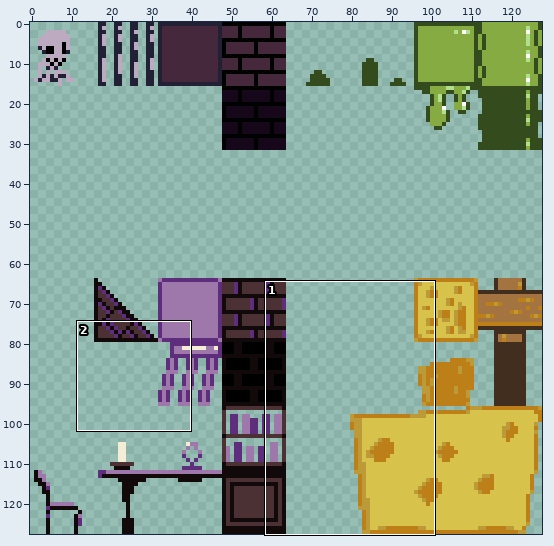
Edited in one commit: pixel-art file (sprites/aseprite/tileset.aseprite). The picture above shows the old version from afar; the outline marks the close-up.
Close-up. As it was:
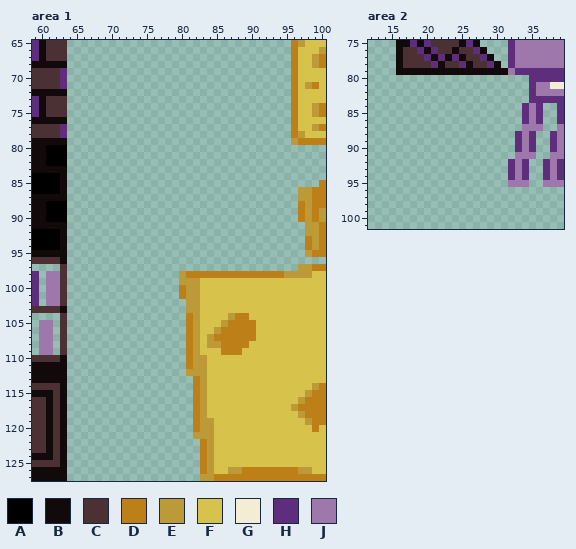
128x128 pixels, 1 frame. Shown: area 1: x 59..100, y 65..127; area 2: x 12..39, y 75..101.
Palette (. is transparent): A #000000  B #120a0a  C #4b3133  D #bd7f17  E #bd9a38  F #d7c24c  G #f2edd4  H #5e2d7b  J #9e78ab
Pixels before, area 1 (only the part around the change), first column x 59:
 65 HBCCC................................DEFFF
 66 HBCCC................................DFFFE
 67 HBCCC................................DFFED
 68 BBBBB................................DFFED
 69 CCCCH................................DFFFF
 70 CCCCH................................DFFFF
 71 CCCCH................................DFEDF
 72 BBBBB................................DFFFF
 73 HBCCC................................DFFFF
 74 HBCCC................................DFFED
 75 HBCCC................................DFFED
 76 BBBBB................................DFFFF
 77 CCCCH................................DFFED
 78 CCCCH................................DEFFF
 79 BBBBB................................EDDDD
 80 BBAAA.....................................
 81 BBAAA.....................................
 82 BBAAA.....................................
 83 BBBBB.....................................
 84 AAAAB.....................................
 85 AAAAB....................................D
 86 AAAAB.................................EEDD
 87 BBBBB.................................EEDD
 88 BBAAA.................................DEDD
 89 BBAAA.................................DEDE
 90 BBAAA.................................DEDE
 91 BBBBB..................................EED
 92 AAAAB..................................EED
 93 AAAAB..................................DED
 94 AAAAB..................................DED
 95 BBBBB..................................EDD
 96 CCCCB.....................................
 97 ....C.................................EEDD
 98 H.JJC................EDDDDDDDDDDDDDDEEEEFF
 99 H.JJC................EEEFFFFFFFFFFFFFFFFFF
100 H.JJC................DEEFFFFFFFFFFFFFFFFFF
101 H.JJC................DEEFFFFFFFFFFFFFFFFFF
102 H.JJC.................EEFFFFFFFFFFFFFFFFFF
103 CCCCB.................EEFFFFFFFFFFFFFFFFFF
104 ....C.................DEFFFFEDDFFFFFFFFFFF
105 .JJ.C.................DEFFFEDDDDFFFFFFFFFF
106 .JJ.C.................DEFFEDDDDDFFFFFFFFFF
107 .JJ.C.................DEFEDDDDDDFFFFFFFFFF
108 .JJ.C.................DEFEEDDDDFFFFFFFFFFF
109 .JJ.C.................DEFFFDDDFFFFFFFFFFFF
110 CCCCB.................DEEFFFFFFFFFFFFFFFFF
111 BBBBB.................DEEFFFFFFFFFFFFFFFFF
112 BBBBB.................EEEFFFFFFFFFFFFFFFFF
113 BBBBB..................DEFFFFFFFFFFFFFFFFF
114 CCCCB..................DEFFFFFFFFFFFFFFFED
115 BBBCB..................DEFFFFFFFFFFFFFFEDD
116 CCBCB..................DEFFFFFFFFFFFFFEDDD
117 CCBCB..................DEFFFFFFFFFFFFEDDDD
118 CCBCB..................DEFFFFFFFFFFFFFEDDD
119 CCBCB..................DEEFFFFFFFFFFFFFEDD
120 CCBCB..................DEEFFFFFFFFFFFFFFDF
121 CCBCB..................EEEFFFFFFFFFFFFFFFF
122 CCBCB...................DEFFFFFFFFFFFFFFFF
123 CCBCB...................DEFFFFFFFFFFFFFFFF
124 BBBCB...................DEFFFFFFFFFFFFFFFF
125 CCCCB...................DEFFFFFFFFFFFFFFFF
126 BBBBB...................DEFFEEDDDDDDDDEEFF
127 BBBBB...................EEDDDDDDDDDDDDDDDD
Pixels before, area 2, first column x 16:
75 BBHBHCCCCBHB....HJJJJJJJ
76 BCCHBHCCBCCHB...HJJJJJJJ
77 BCCCHBHBHBCCHB..HJJJJJJJ
78 BCCCCHBCCHBCCHB.HJJJJJJJ
79 BBBBBBBBBBBBBBBBJHHHHHHH
80 ...................HHHHH
81 ...................HJJGG
82 ...................HJJJJ
83 ...................HHHHH
84 ..................HJH..H
85 ..................HJH..H
86 ..................HJH..H
87 ..................JJJ..J
88 .................HJH..HJ
89 .................HJH..HJ
90 .................HJH..HJ
91 .................JJJ..JJ
92 ................HJH..HJH
93 ................HJH..HJH
94 ................HJH..HJH
95 ................JJJ..JJJ
New version:
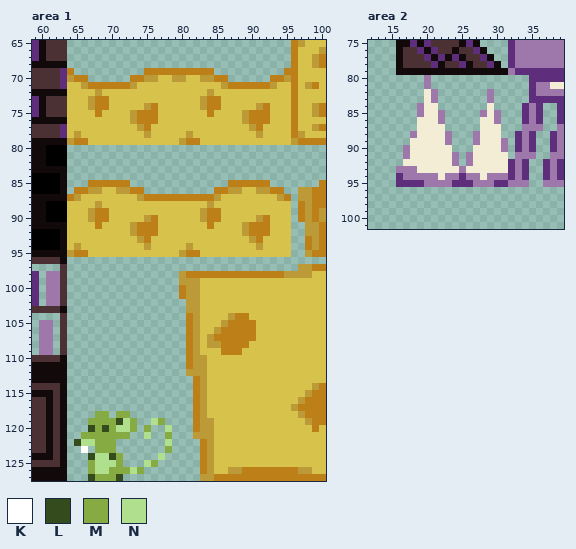
Colours new in this view: K #ffffff  L #334b1d  M #85ab42  N #b0e08e
Change:
layer "Layer 1" added
Changed rows in their new state; - is an unchanged pixel.
Area 1, layer "Layer 1":
first column x 64:
 69 D----------DDDDDDDDDD----------D
 70 EDD------DDEEFFEEFFEEDD------DDE
 71 FFEDDDDDDEFFFFFFFFFFFFEDDDDDDEFF
 72 FFFFEFFFFFFFFFFFFFFFEFFFFFFFFFFF
 73 FFFEDDFFFFFFFFFFFFFEDDFFFFFFFFFF
 74 FFFEDDFFFFFEDFFFFFFEDDFFFFFEDFFF
 75 FFFFDFFFFEDDDFFFFFFFDFFFFEDDDFFF
 76 FFFFFFFFFEDDDFFFFFFFFFFFFEDDDFFF
 77 FFFFFFFFFFEDFFFFFFFFFFFFFFEDFFFF
 78 FEFFFFFFFFFEFFFFFEFFFFFFFFFEFFFF
 79 EDDFFFFFFFFFFFFFEDDFFFFFFFFFFFFF
first column x 64:
 85 ---DDDDDD--------------DDDDDD---
 86 -DDEEFFEEDD----------DDEEFFEEDD-
 87 DEFFFFFFFFEDDDDDDDDDDEFFFFFFFFED
 88 FFFFEFFFFFFFFFFFFFFFEFFFFFFFFFFF
 89 FFFEDDFFFFFFFFFFFFFEDDFFFFFFFFFF
 90 FFFEDDFFFFFEDFFFFFFEDDFFFFFEDFFF
 91 FFFFDFFFFEDDDFFFFFFFDFFFFEDDDFFF
 92 FFFFFFFFFEDDDFFFFFFFFFFFFEDDDFFF
 93 FFFFFFFFFFEDFFFFFFFFFFFFFFEDFFFF
 94 FEFFFFFFFFFEFFFFFEFFFFFFFFFEFFFF
 95 EDDFFFFFFFFFFFFFEDDFFFFFFFFFFFFF
first column x 65:
118 ---MM-MM------
119 --MMMMLNM--NM-
120 --LMLMNNM-M--N
121 -MMMMMMM--N--M
122 LNNMMM-------N
123 -K-MMM-------M
124 --LNNLM-----N-
125 --MNNNM---NM--
126 --MNNMMMNM----
127 --LMMML-------
Area 2, layer "Layer 1":
first column x 16:
 80 ----J-----------
 81 ----J-----------
 82 ----GJ-------J--
 83 ----GJ-------J--
 84 ---JGG-------G--
 85 ---JGGJ-----JGJ-
 86 ---GGGJ-----GGJ-
 87 ---GGGG-----GGG-
 88 --JGGGGJ---JGGG-
 89 --GGGGGJ---JGGGJ
 90 -JGGGGGG---GGGGJ
 91 -JGGGGGGJ-JGGGGG
 92 -GGGGGGGJ-JGGGGG
 93 JJJGGGGGGJGGGGGG
 94 HJJJJJGJJHJJGJJJ
 95 HHHHJJJJHHHJJJHH
Boxes around the changes in both close-ups, in picture pixels (x1, y1, x2, y2):
added: (67, 68, 291, 145)
added: (67, 180, 291, 257)
added: (74, 411, 172, 481)
added: (396, 75, 508, 187)
